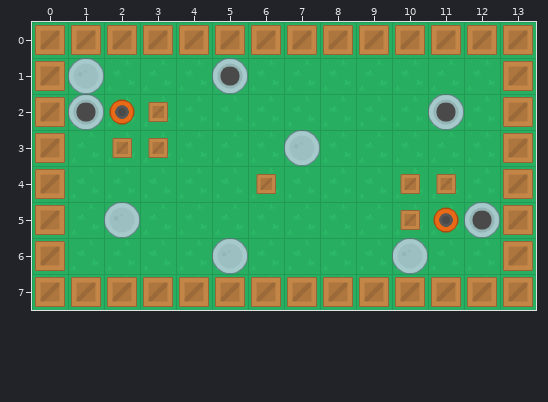
One commit to this Tiled map: bot-battles/data/source/map.tmx. This is how it looked before the edit.
Cells are 64x64 px. Shown: x 0..13, y 0..7.
New version:
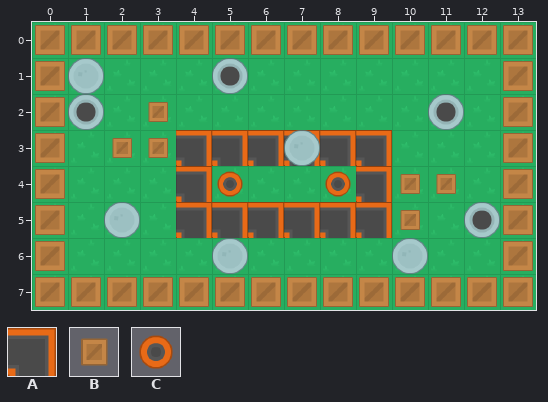
Key: from "map": A 109, B 129, C 197.
_ is an empty cell, . an unchanged one.
Objects are placed by their top-left corner, in cells (3,4 is the top-left corner of cell 3,4); size is 1x1 cell unless given.
What changed:
--- layer "wall"
@@ x 4..9 @@
-3 ______
-4 _.B.._
-5 ______
+3 AAAAAA
+4 A._..A
+5 AAAAAA
--- layer "botSpawner"
-C "botSpawner2" at 2,2
+C "botSpawner2" at 5,4
-C "botSpawner1" at 11,5
+C "botSpawner1" at 8,4
Changed places in both pictures, as pixel boxes (x1, y1, x2, y2):
old place: (109, 99, 135, 125)
changed: (176, 130, 392, 238)
old place: (433, 207, 459, 233)
